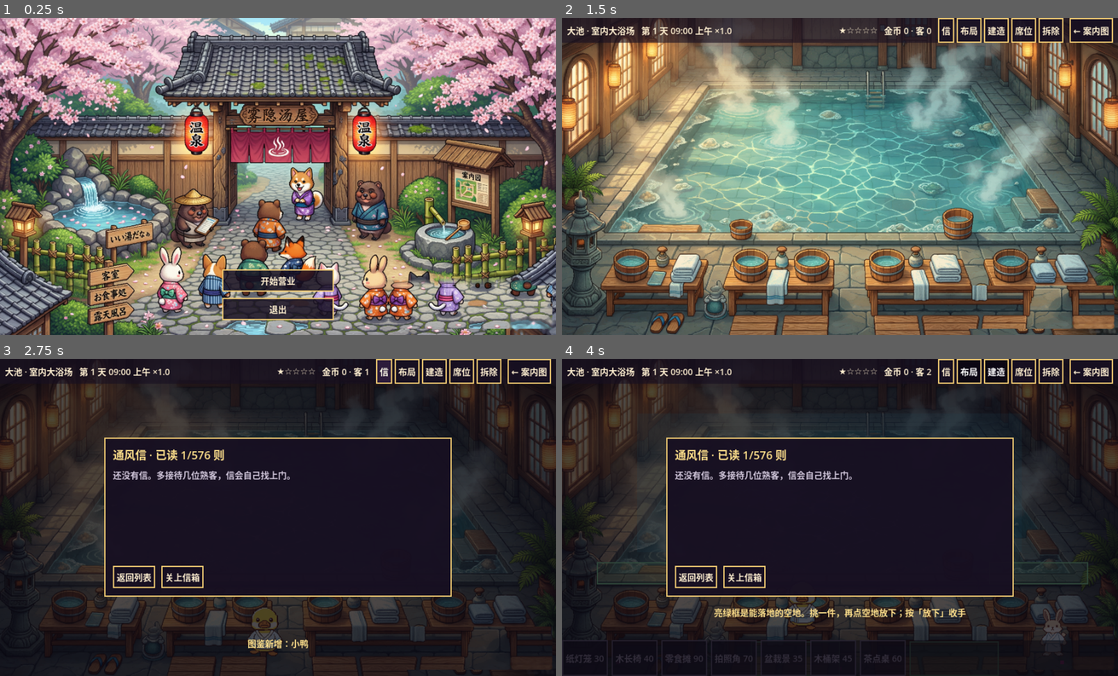
Above: before the commit, frames 1-4 (two rows, left to right).
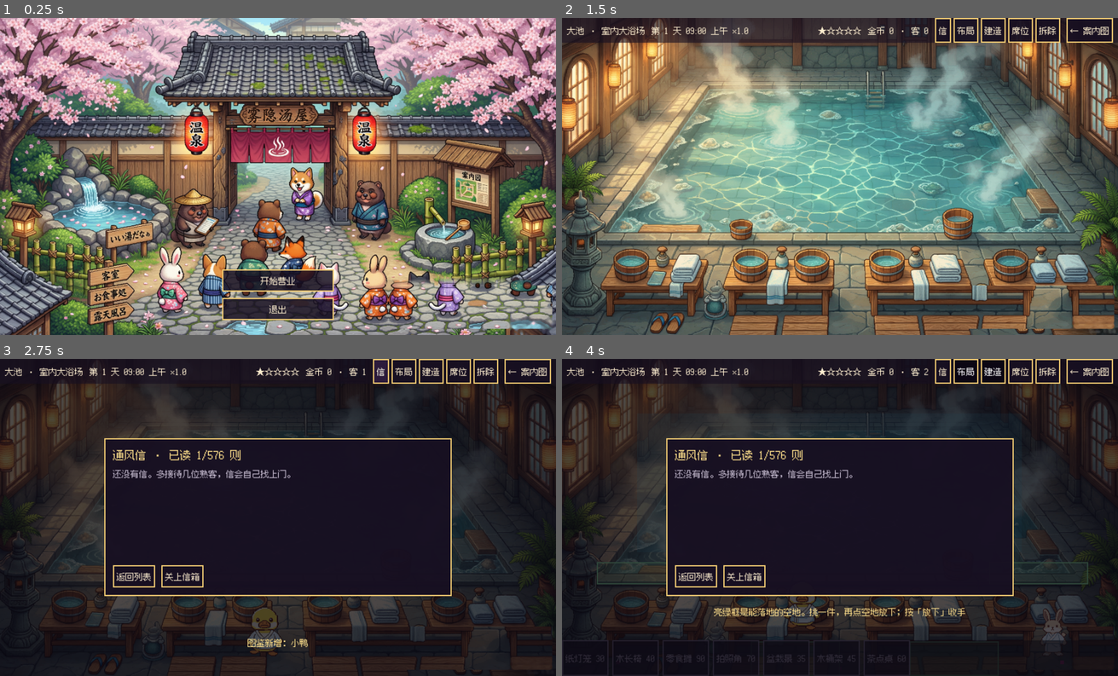
Above: after the commit, the same moments.

Repository: lpc1013/wuyintangwu
Game: Godot game, scene res://scenes/title.tscn
The game is run twice, just before and just after one commit, with the same random seed, the same clock (stepped at 60 frames per second) and the same inputs.
Inputs:
- Up to frame 1 (0.25 s): no input
- Up to frame 2 (1.5 s): click "开始营业" at 0.5 s; click "大池 · 室内大浴场" at 1.25 s
- Up to frame 3 (2.75 s): click "信" at 2 s
- Up to frame 4 (4 s): click "布局" at 2.75 s; click "建造" at 3.5 s

The runs differ from the first frame. In frame 1, 0.2% of the frame differs, in the area x 46-54%, y 81-94%; in frame 2, 1.8%; in frame 3, 4.2%; in frame 4, 4.9%, in the area x 0-99%, y 0-100%.

Commit message:
fix(art): 网页版自带一张 12px 简中像素字体，中文不再是豆腐块
wasm 里没有系统字体可借，原来整套界面全靠桌面端的字体回退，
导出到浏览器就是一屏方框。取 Fusion Pixel 12px proportional 的 zh_hans 子集，
按 .gd/.tscn 里真出现过的字再裁一刀，1618 字 206KB，随 pck 一起走。
抗锯齿与 hinting 一并关掉，像素字体留硬边才对得上画面。

Diff:
--- /dev/null
+++ b/godot/assets/ui/pixel_theme.tres
@@ -0,0 +1,7 @@
+[gd_resource type="Theme" load_steps=2 format=3]
+
+[ext_resource type="FontFile" path="res://assets/ui/fusion_pixel_12px_zh.otf" id="1_font"]
+
+[resource]
+default_font = ExtResource("1_font")
+default_font_size = 16
--- a/godot/project.godot
+++ b/godot/project.godot
@@ -30,6 +30,14 @@
 ; 4 = Sensor Landscape：网页版靠它提示浏览器锁横屏，竖着只会在中间留一条窄画面
 window/handheld/orientation=4
 
+[gui]
+
+; 网页版没有系统字体可借，中文全靠这一张子集像素字体，否则满屏豆腐块
+theme/custom="res://assets/ui/pixel_theme.tres"
+; 1 = None：像素字体关掉抗锯齿才是一格一格的硬边，糊成灰边就白换了
+theme/default_font_antialiasing=1
+theme/default_font_hinting=1
+
 [rendering]
 
 textures/canvas_textures/default_texture_filter=0
Binary file added: godot/assets/ui/fusion_pixel_12px_zh.otf
Not shown, added: godot/assets/ui/fusion_pixel_12px_zh.otf.import
Not shown, added: godot/assets/ui/fusion_pixel_OFL.txt
